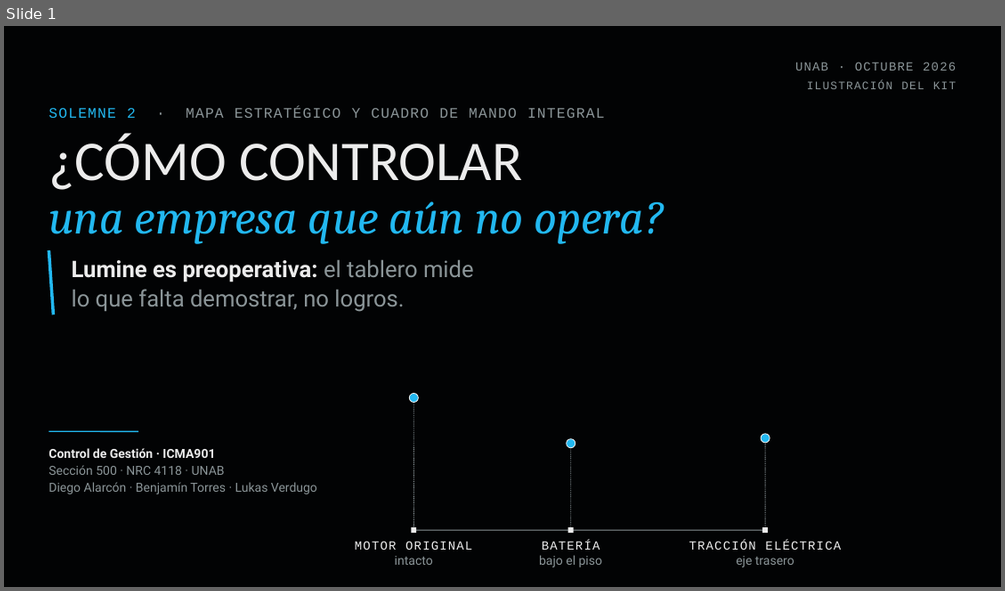
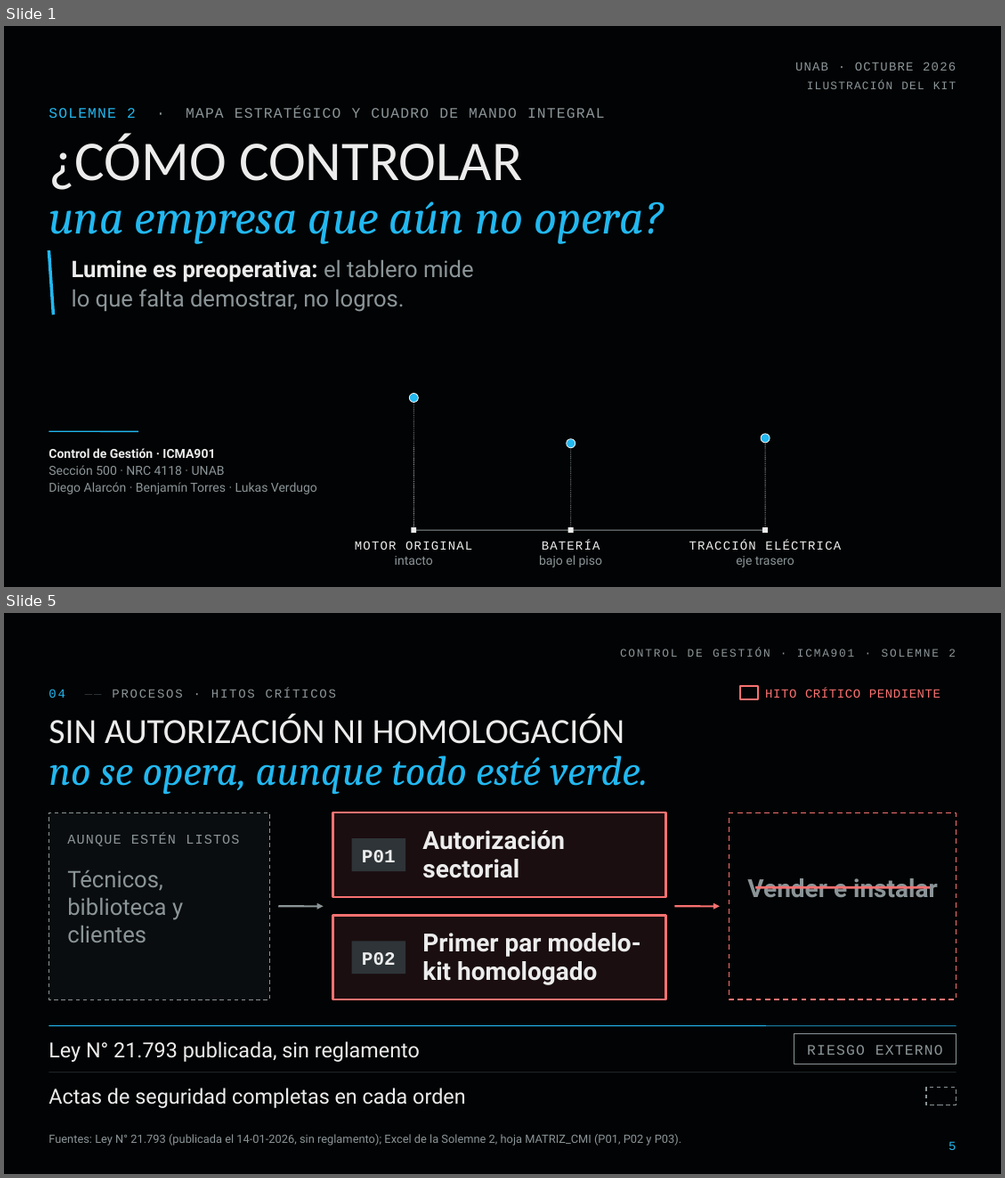
Before and after one commit to diegoaam0109-ux/lumine, a slide deck: solemne-2/Lumine_Solemne2_CMI_Control_de_Gestion.pptx. Shown one above the other, each under a label of ours: slide 1 before the commit, slides 1 and 5 after it; the slides between them are not shown. The pictures are 1005x591 and 1005x1178 pixels, drawn with LibreOffice and Linux fonts; fonts in the diff are those of the drawing; background and template pictures are left out. Boxes give left, top, right and bottom in pixels: in the first picture for what was removed or moved away, otherwise in the second. Text is boxed around its words. In the diff, an @@ line names an element or a change of style, - is before the commit and + after.

```diff
--- a/solemne-2/Lumine_Solemne2_CMI_Control_de_Gestion.pptx
+++ b/solemne-2/Lumine_Solemne2_CMI_Control_de_Gestion.pptx
@@ slide 5 added at [4, 613, 1001, 1174], background #020304 @@
@@ text added at [620, 649, 955, 657], 11 pt, text #8B9598 @@
+CONTROL DE GESTIÓN · ICMA901 · SOLEMNE 2
@@ text added at [48, 689, 336, 698], 12 pt, text #8B9598 @@
+04 —— PROCESOS · HITOS CRÍTICOS
@@ rectangle added at [740, 686, 758, 699], outline #F87171 1.75 pt @@
@@ text added at [765, 689, 940, 698], 12 pt, text #F87171 @@
+HITO CRÍTICO PENDIENTE
@@ title added at [48, 714, 647, 795], 40 pt, text #22B8F0, italic @@
+SIN AUTORIZACIÓN NI HOMOLOGACIÓN
+no se opera, aunque todo esté verde.
@@ rectangle added at [48, 812, 269, 999], fill #0A0D0F, outline #8B9598 1 pt dashed @@
@@ rectangle added at [333, 812, 666, 897], fill #1A0E10, outline #F87171 2 pt @@
@@ rectangle added at [729, 812, 956, 999], fill #020304, outline #F87171 1.25 pt dashed @@
@@ text added at [67, 835, 239, 846], 13 pt, text #8B9598 @@
+AUNQUE ESTÉN LISTOS
@@ rectangle added at [352, 839, 405, 872], fill #2E3438 @@
@@ text added at [362, 850, 396, 862], 18 pt, text #ECECEC, bold @@
+P01
@@ text added at [422, 830, 565, 878], 24 pt, text #ECECEC, bold @@
+Autorización sectorial
@@ text added at [67, 870, 183, 942], 22 pt, text #8B9598 @@
+Técnicos, biblioteca y clientes
@@ text added at [747, 878, 938, 897], 24 pt, text #8B9598, bold @@
+Vender e instalar
@@ arrow added from (278, 906) to (324, 906), #8B9598 1.75 pt @@
@@ arrow added from (675, 906) to (720, 906), #F87171 1.75 pt @@
@@ line added from (755, 887) to (930, 887), #F87171 2.5 pt @@
@@ rectangle added at [333, 915, 666, 999], fill #1A0E10, outline #F87171 2 pt @@
@@ text added at [422, 933, 641, 985], 24 pt, text #ECECEC, bold @@
+Primer par modelo-kit homologado
@@ rectangle added at [352, 941, 405, 973], fill #2E3438 @@
@@ text added at [362, 952, 396, 965], 18 pt, text #ECECEC, bold @@
+P02
@@ line added from (48, 1026) to (956, 1026), #22B8F0 0.75 pt @@
@@ rectangle added at [794, 1034, 956, 1064], outline #8B9598 1 pt @@
@@ text added at [48, 1041, 420, 1062], 20 pt, text #ECECEC @@
+Ley N° 21.793 publicada, sin reglamento
@@ text added at [807, 1045, 943, 1054], 14 pt, text #8B9598 @@
+RIESGO EXTERNO
@@ line added from (48, 1072) to (956, 1072), #2E3438 0.75 pt @@
@@ text added at [48, 1087, 465, 1108], 20 pt, text #ECECEC @@
+Actas de seguridad completas en cada orden
@@ rectangle added at [926, 1087, 956, 1105], outline #8B9598 1 pt dashed @@
@@ text added at [48, 1134, 681, 1145], 11 pt, text #8B9598 @@
+Fuentes: Ley N° 21.793 (publicada el 14-01-2026, sin reglamento); Excel de la Solemne 2, hoja MATRIZ_CMI (P01, P02 y P03).
@@ page number added at [948, 1141, 955, 1150], 12 pt, text #22B8F0 @@
+5
```
Also in this commit, not shown: 9 slides changed, 11 other slides added, 2 slides removed, 10 other files.
